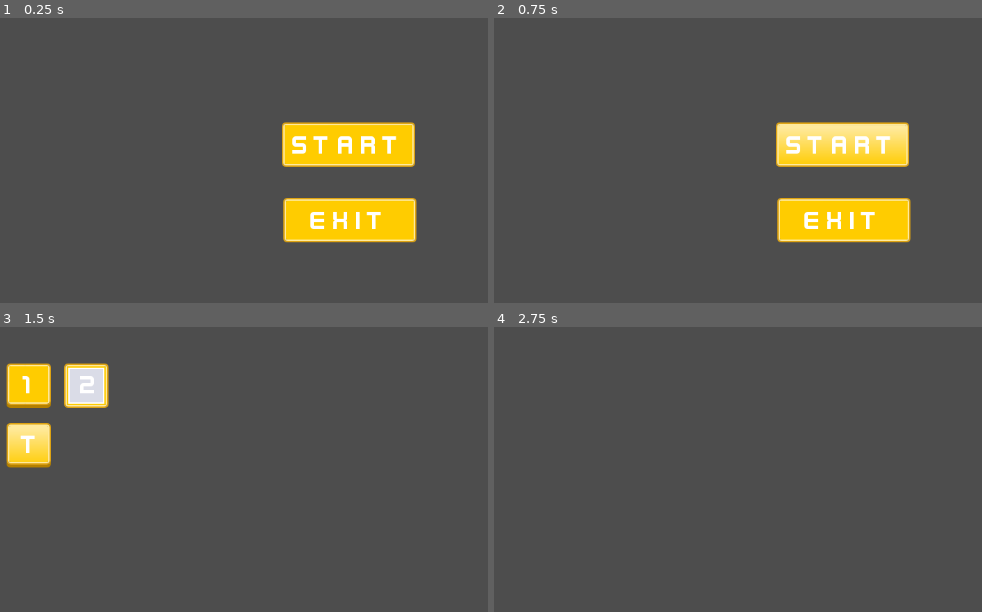
Above: before the commit, frames 1-4 (two rows, left to right).
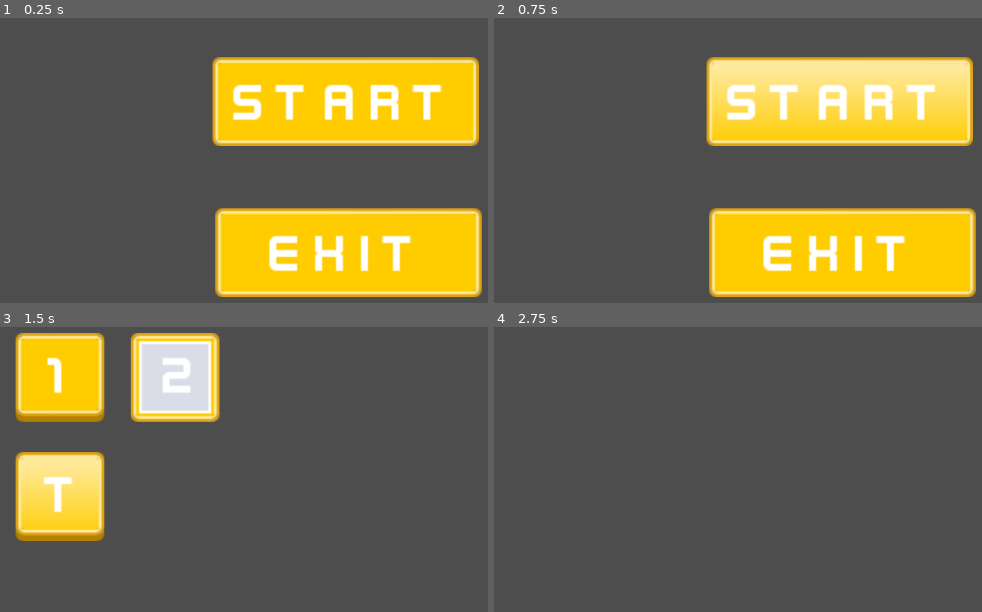
Above: after the commit, the same moments.

Repository: SirKorba/Kenney_Jam_Game
Game: Godot game, scene res://Scenes/MainMenu.tscn
The game is run twice, just before and just after one commit, with the same random seed, the same clock (stepped at 60 frames per second) and the same inputs.
Inputs:
- Up to frame 1 (0.25 s): no input
- Up to frame 2 (0.75 s): click "Start" at 0.5 s
- Up to frame 3 (1.5 s): click "T" at 1.25 s
- Up to frame 4 (2.75 s): tap Enter at 2 s

The runs differ from the first frame. In frame 1, 34% of the frame differs, in the area x 43-99%, y 13-98%; in frame 2, 35%; in frame 3, 18%; in frame 4, nothing differs.

Commit message:
Add camera

Diff:
--- a/Scenes/Levels_menu.tscn
+++ b/Scenes/Levels_menu.tscn
@@ -12,23 +12,27 @@
 
 [node name="Change_level_button" parent="." instance=ExtResource("8_h355i")]
 layout_mode = 0
-offset_left = 83.0
-offset_top = 208.0
-offset_right = 147.0
-offset_bottom = 272.0
+offset_left = 336.0
+offset_top = 289.0
+offset_right = 400.0
+offset_bottom = 353.0
 level = "T"
 
 [node name="Change_level_button2" parent="." instance=ExtResource("8_h355i")]
 layout_mode = 0
-offset_left = 83.0
-offset_top = 122.0
-offset_right = 147.0
-offset_bottom = 186.0
+offset_left = 336.0
+offset_top = 203.0
+offset_right = 400.0
+offset_bottom = 267.0
 
 [node name="Change_level_button3" parent="." instance=ExtResource("8_h355i")]
 layout_mode = 0
-offset_left = 166.0
-offset_top = 122.0
-offset_right = 230.0
-offset_bottom = 186.0
+offset_left = 419.0
+offset_top = 203.0
+offset_right = 483.0
+offset_bottom = 267.0
 level = "2"
+
+[node name="Camera2D" type="Camera2D" parent="."]
+position = Vector2(576, 326)
+zoom = Vector2(2, 2)
--- a/Scenes/MainMenu.tscn
+++ b/Scenes/MainMenu.tscn
@@ -68,5 +68,9 @@
 position = Vector2(480, 220)
 stream = ExtResource("6_l1rte")
 
+[node name="Camera2D" type="Camera2D" parent="."]
+position = Vector2(578, 319)
+zoom = Vector2(2, 2)
+
 [connection signal="pressed" from="StartButton" to="." method="_on_start_button_pressed"]
 [connection signal="pressed" from="ExitButton" to="." method="_on_exit_button_pressed"]
